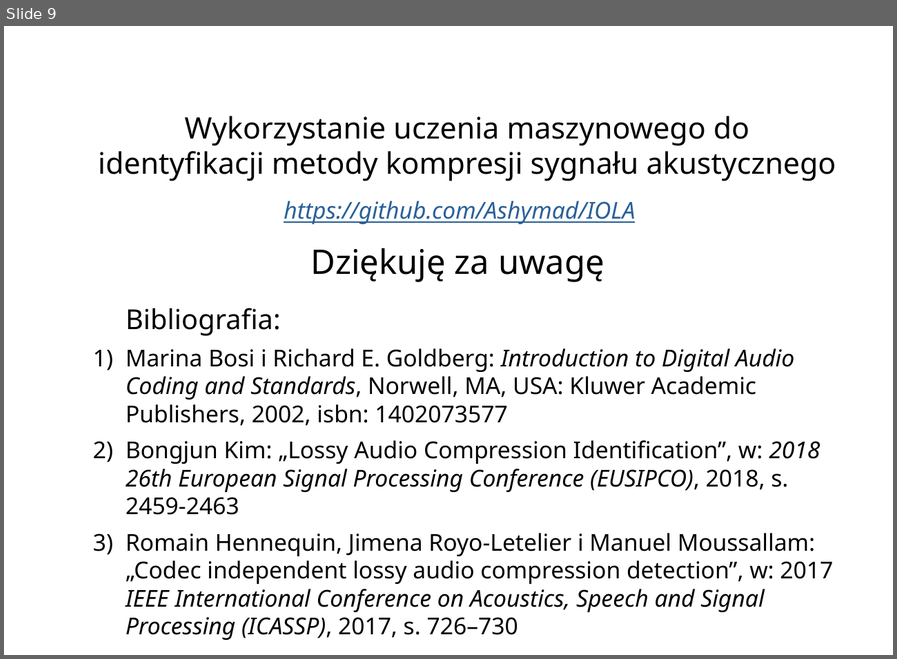
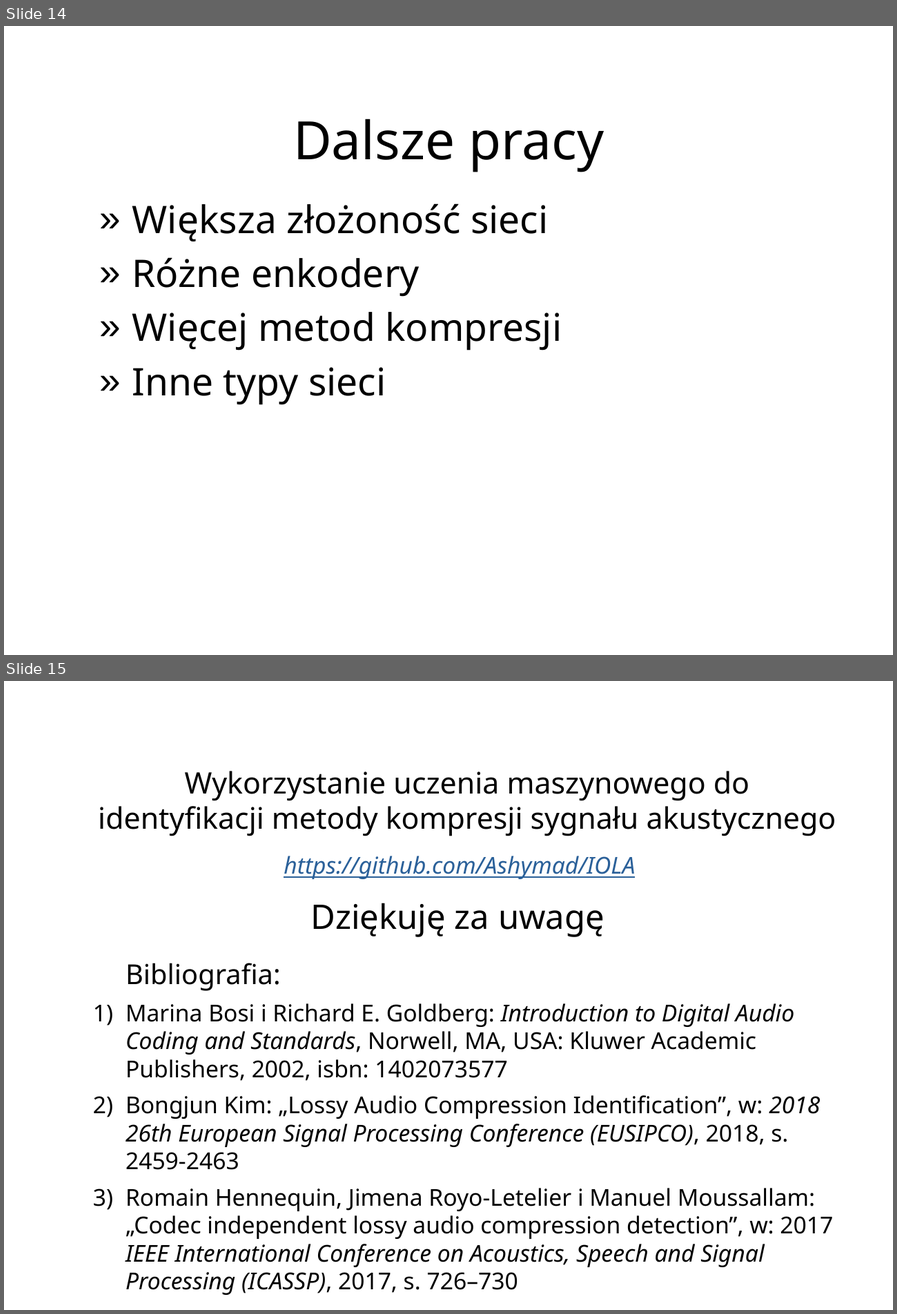
Before and after one commit to Ashymad/IOLA, a slide deck: prez/IOLAv3.odp. Shown one above the other, each under a label of ours: slide 9 before the commit, slides 14 and 15 after it. The pictures are 897x659 and 897x1314 pixels, drawn with LibreOffice and Linux fonts; fonts in the diff are those of the drawing; background and template pictures are left out. Boxes give left, top, right and bottom in pixels: in the first picture for what was removed or moved away, otherwise in the second. Text is boxed around its words. In the diff, an @@ line names an element or a change of style, - is before the commit and + after.

```diff
--- a/prez/IOLAv3.odp
+++ b/prez/IOLAv3.odp
@@ slide 14 added at <box>4,26,893,655</box>, background picture (left out) @@
@@ title added at <box>293,118,604,172</box>, 50 pt, text #000000 @@
+Dalsze pracy
@@ text added at <box>132,203,562,405</box>, 36 pt, text #000000 @@
+» Większa złożoność sieci
+» Różne enkodery
+» Więcej metod kompresji
+» Inne typy sieci
@@ what was slide 9 is now slide 15 @@
```
Also in this commit, not shown: 2 slides changed, 9 other slides added, 4 slides removed, 1 other file.
